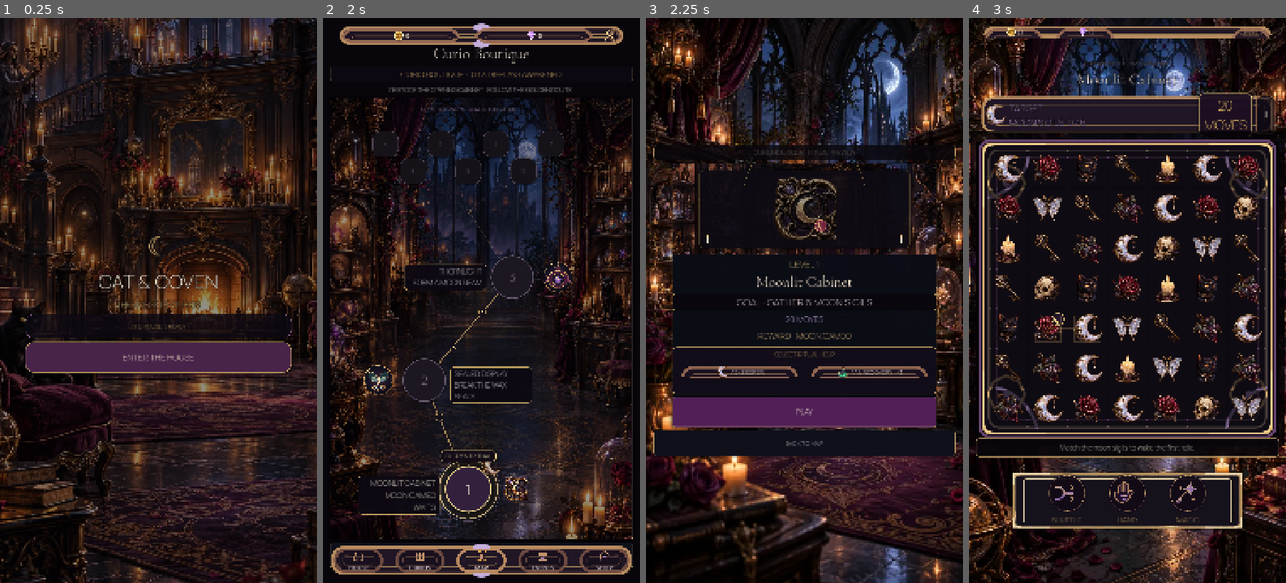
Above: before the commit, frames 1-4 (left to right).
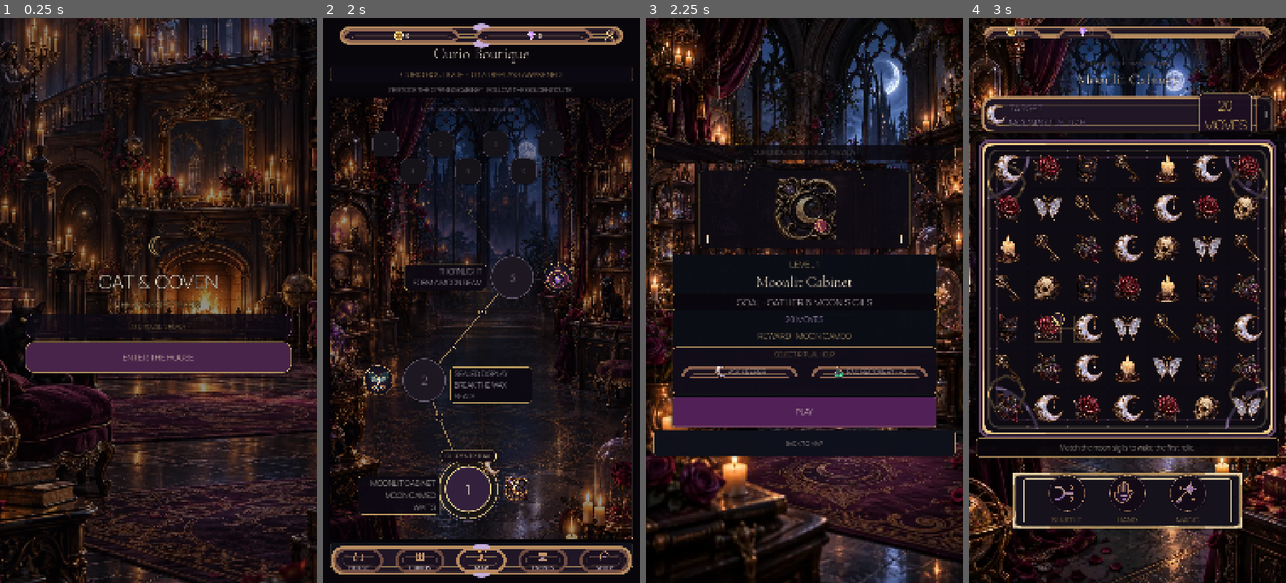
Above: after the commit, the same moments.

Repository: Jay-prodesign/akilta-match3
Game: Godot game, scene res://src/app/app_bootstrap.tscn
Two runs of this game, one before a commit and one after it. Both use one fixed random seed, a clock stepped at 60 frames per second and the inputs below.
Inputs:
- Up to frame 1 (0.25 s): no input
- Up to frame 2 (2 s): click "ENTER THE HOUSE" at 0.5 s; click "PLAY LEVEL 1" at 1.25 s
- Up to frame 3 (2.25 s): click "1" at 2 s
- Up to frame 4 (3 s): click "PLAY" at 2.75 s

Frames 1-2 are identical in both runs. In frame 3, 0.3% of the frame differs, in the area x 21-83%, y 61-64%; in frame 4, nothing differs.

Commit message:
Raise Prestart ritual aid readability

Diff:
--- a/src/ui/prestart/level_prestart.tscn
+++ b/src/ui/prestart/level_prestart.tscn
@@ -281,7 +281,7 @@
 [node name="Caption" type="Label" parent="Layout/Card/Content/RitualAids/Column/AidRow/KeeperChip/Content"]
 layout_mode = 2
 theme_override_colors/font_color = Color(0.96, 0.9, 0.83, 1)
-theme_override_font_sizes/font_size = 21
+theme_override_font_sizes/font_size = 24
 text = "ASK KEEPER"
 
 [node name="RecoveryChip" type="PanelContainer" parent="Layout/Card/Content/RitualAids/Column/AidRow"]
@@ -305,7 +305,7 @@
 [node name="Caption" type="Label" parent="Layout/Card/Content/RitualAids/Column/AidRow/RecoveryChip/Content"]
 layout_mode = 2
 theme_override_colors/font_color = Color(0.96, 0.9, 0.83, 1)
-theme_override_font_sizes/font_size = 21
+theme_override_font_sizes/font_size = 24
 text = "FAIL RECOVERY · +3"
 
 [node name="Start" type="Button" parent="Layout/Card/Content"]
